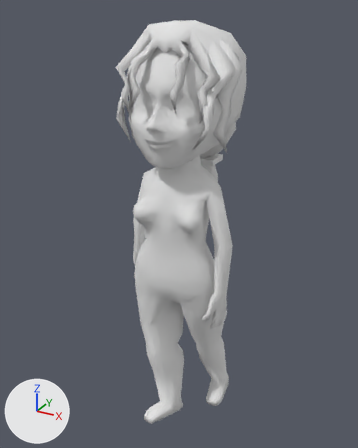
A saved change to the Blender file OculusWalkerDemo/_asset/Chr/c9000/c9000.blend.
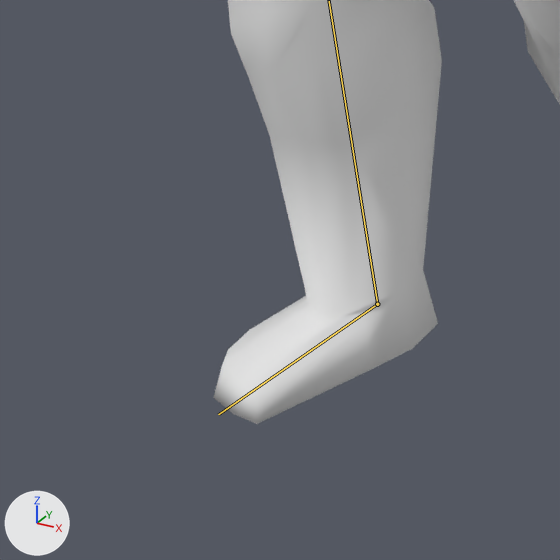
There are two pictures of each version: one whole from a 50 mm lens placed at (0.888, -1.706, 1.779), pointed at (-0.044, -0.012, 0.933), one close up on the part from 30% to 57% of the width and 78% to 100% of the height. Arrows for +X, +Y and +Z are at lower left; the lights stay in place. Both versions are drawn at frame 0 of the action 'Walk'; the numbers are the values there. The bones that bend it are drawn over the model as lines in the close-ups.

Names of what the first close-up shows: 'body'.
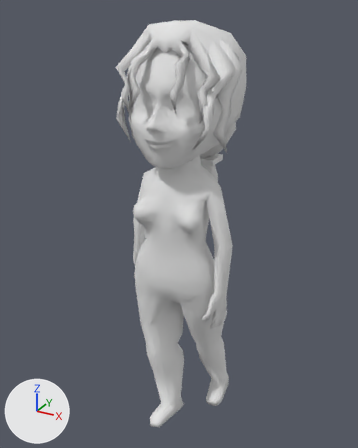
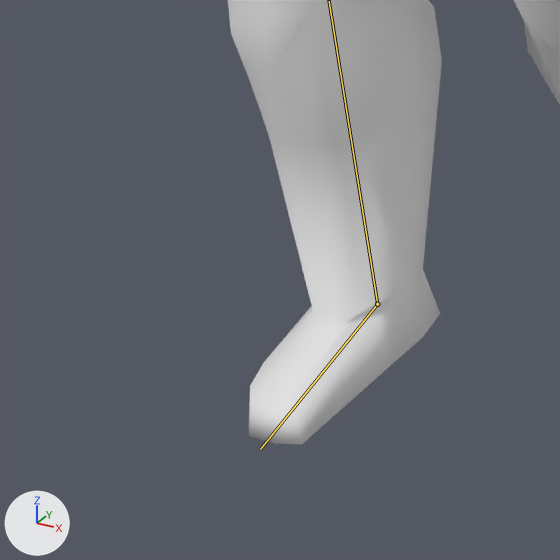
Pixel boxes [x1, y1, x2, y2] of what changed, in the close-ups (560 x 560 px):
```json
{"object": "body", "change": "posed", "before": [213, 0, 560, 424], "after": [228, 0, 560, 444]}
{"bone": "Foot_R", "before": "(377, 304) to (218, 414)", "after": "(377, 304) to (260, 449)"}
```

Scene script edits in JSON lines:
```json
{"block": "bone_foot_r", "where": "bone_foot_r = bpy.data.objects['Armature'].pose.bones['Foot_R']  # child of 'LowerLeg_R'"}
{"op": "set", "path": "bone_foot_r.rotation_quaternion", "old": "(0.992, 0.025, 0.036, -0.116)", "new": "(0.995, -0.004, 0.093, 0.026)", "note": "degrees (2, 4, -13) -> degrees (0, 11, 3)"}
```
